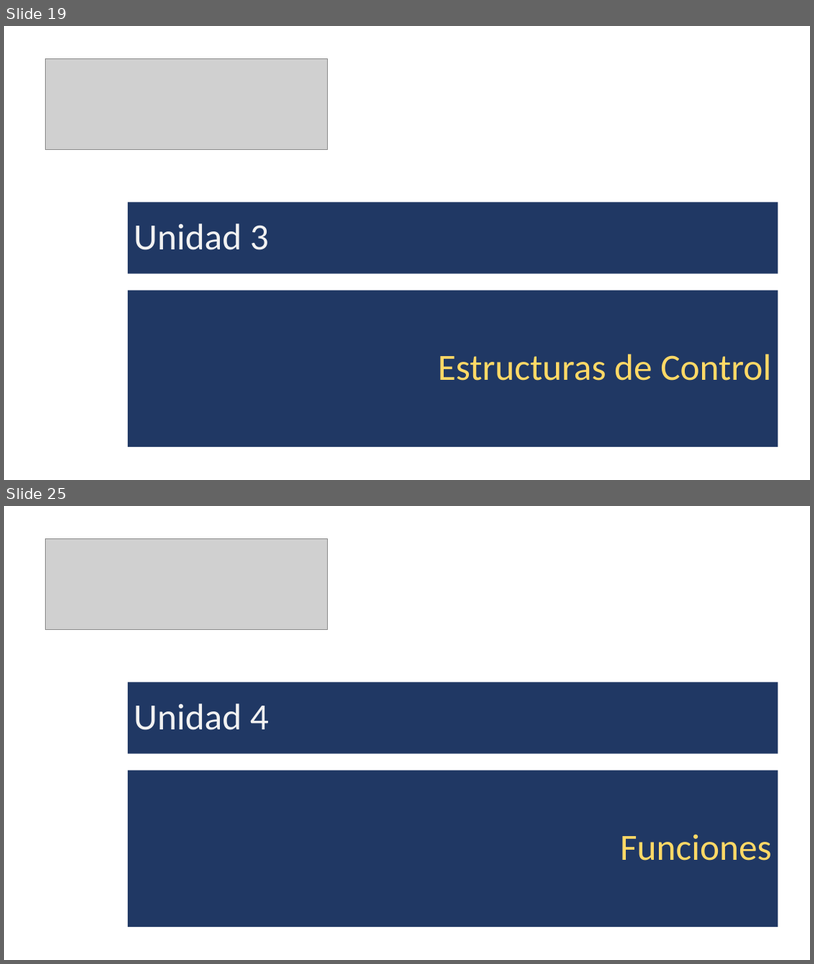
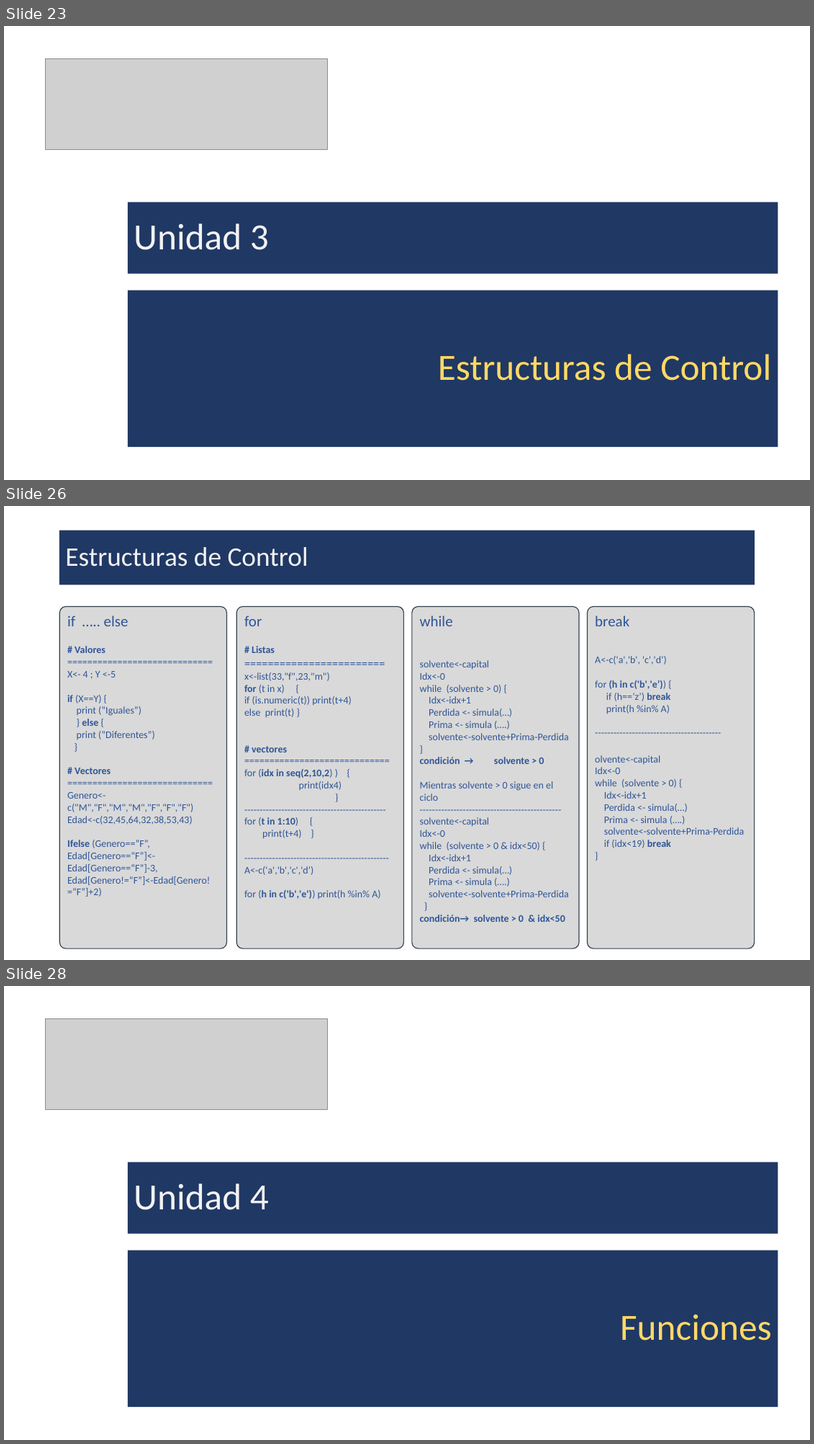
Before and after one commit to DeltaWiseC/PAct01, a slide deck: Presentacion.pptx. Shown one above the other, each under a label of ours: slides 19 and 25 before the commit, slides 23, 26 and 28 after it; the slides between them are not shown. The pictures are 814x964 and 814x1444 pixels, drawn with LibreOffice and Linux fonts; fonts in the diff are those of the drawing; grey boxes stand for pictures. Boxes give left, top, right and bottom in pixels: in the first picture for what was removed or moved away, otherwise in the second. Text is boxed around its words. In the diff, an @@ line names an element or a change of style, - is before the commit and + after.

```diff
--- a/Presentacion.pptx
+++ b/Presentacion.pptx
@@ slide 26 added at box(4, 506, 810, 960), background #FFFFFF @@
@@ rectangle added at box(59, 530, 756, 584), fill #203864, 32 pt, text #F2F2F2 @@
+Estructuras de Control
@@ rounded rectangle added at box(59, 606, 226, 948), fill #D9D9D9, outline #333F50 1 pt, 12 pt, text #2F5597 @@
+if ….. else
+# Valores
+=============================
+X<- 4 ; Y <-5
+if (X==Y) {
+print (“Iguales”)
+} else {
+print (“Diferentes”)
+}
+# Vectores
+=============================
+Genero<-c("M","F","M","M","F","F","F")
+Edad<-c(32,45,64,32,38,53,43)
+Ifelse (Genero==“F”,
+Edad[Genero==“F”]<-Edad[Genero==“F”]-3,
+Edad[Genero!=“F”]<-Edad[Genero!=“F”]+2)
@@ rounded rectangle added at box(237, 606, 404, 948), fill #D9D9D9, outline #333F50 1 pt, 12 pt, text #2F5597 @@
+for
+# Listas
+========================
+x<-list(33,"f",23,"m")
+for (t in x) {
+if (is.numeric(t)) print(t+4)
+else print(t) }
+# vectores
+=============================
+for (idx in seq(2,10,2) ) {
+print(idx4)
+}
+----------------------------------------------
+for (t in 1:10) {
+print(t+4) }
+-----------------------------------------------
+A<-c('a','b','c','d’)
+for (h in c('b','e')) print(h %in% A)
@@ rounded rectangle added at box(412, 606, 579, 948), fill #D9D9D9, outline #333F50 1 pt, 12 pt, text #2F5597 @@
+while
+solvente<-capital
+Idx<-0
+while (solvente > 0) {
+Idx<-idx+1
+Perdida <- simula(…)
+Prima <- simula (….)
+solvente<-solvente+Prima-Perdida
+}
+condición → solvente > 0
+Mientras solvente > 0 sigue en el ciclo
+----------------------------------------------
+solvente<-capital
+Idx<-0
+while (solvente > 0 & idx<50) {
+Idx<-idx+1
+Perdida <- simula(…)
+Prima <- simula (….)
+solvente<-solvente+Prima-Perdida
+}
+condición→ solvente > 0 & idx<50
@@ rounded rectangle added at box(588, 606, 755, 948), fill #D9D9D9, outline #333F50 1 pt, 12 pt, text #2F5597 @@
+break
+A<-c('a','b', 'c','d’)
+for (h in c('b','e’)) {
+if (h==‘z’) break
+print(h %in% A)
+-----------------------------------------
+olvente<-capital
+Idx<-0
+while (solvente > 0) {
+Idx<-idx+1
+Perdida <- simula(…)
+Prima <- simula (….)
+solvente<-solvente+Prima-Perdida
+if (idx<19) break
+}
@@ what was slide 19 is now slide 23 @@
@@ what was slide 25 is now slide 28 @@
```
Also in this commit, not shown: 5 slides changed, 6 other slides added, 2 slides removed, 5 other files.
